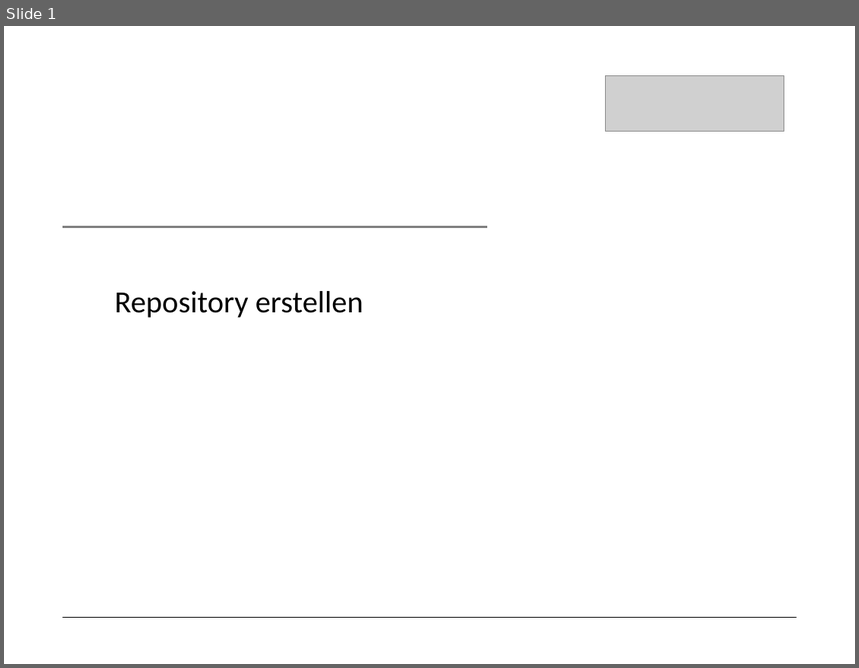
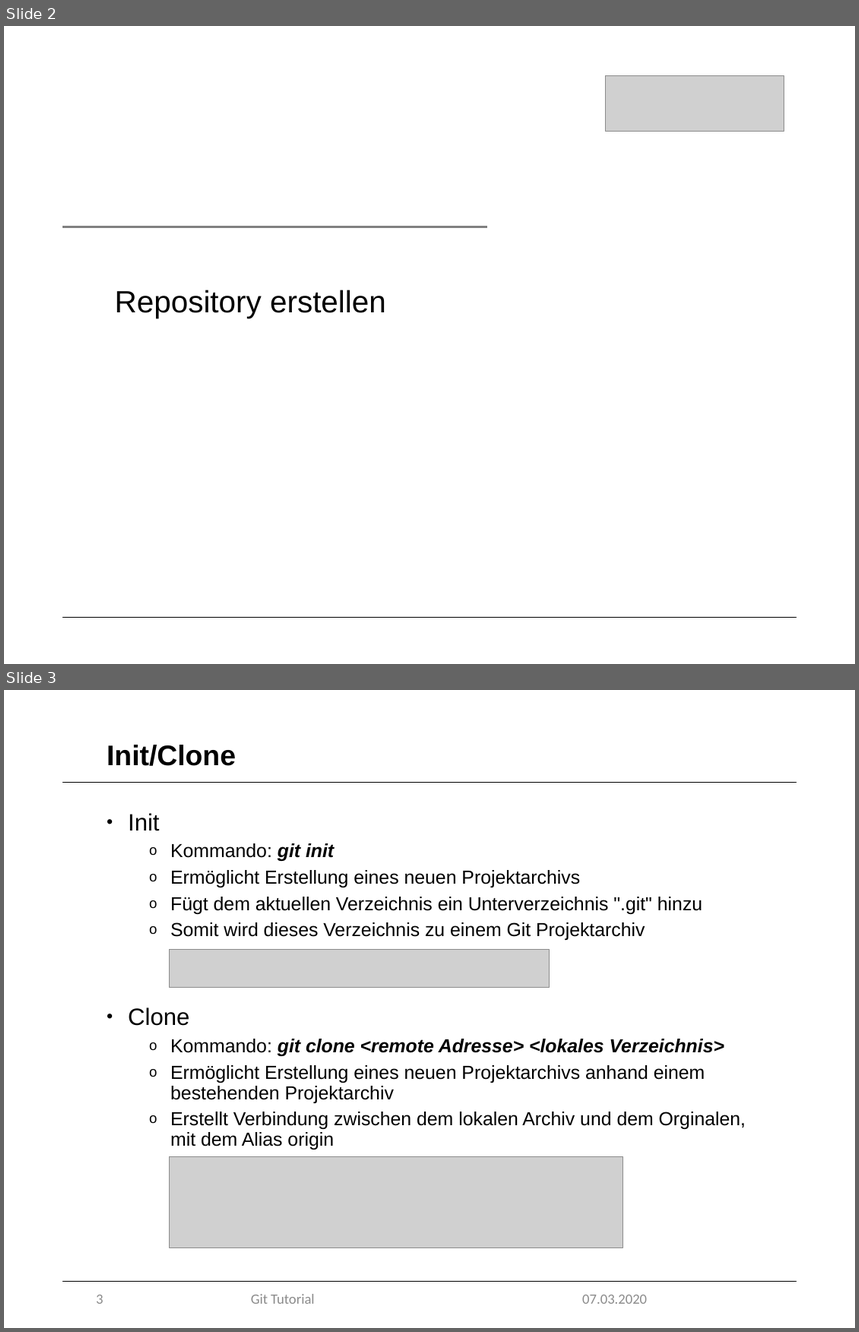
Before and after one commit to marcretzlaff/projektarbeit, a slide deck: Präsentation-90min/Präsentation-90min.pptx. Shown one above the other, each under a label of ours: slide 1 before the commit, slides 2 and 3 after it. The pictures are 859x668 and 859x1332 pixels, drawn with LibreOffice and Linux fonts; fonts in the diff are those of the drawing; grey boxes stand for pictures; background and template pictures are left out. Boxes give left, top, right and bottom in pixels: in the first picture for what was removed or moved away, otherwise in the second. Text is boxed around its words. In the diff, an @@ line names an element or a change of style, - is before the commit and + after.

```diff
--- a/Präsentation-90min/Präsentation-90min.pptx
+++ b/Präsentation-90min/Präsentation-90min.pptx
@@ slide 3 added at bbox=[4, 690, 855, 1328], background #FFFFFF @@
@@ title added at bbox=[107, 745, 236, 766], 24 pt, text #000000, bold @@
+Init/Clone
@@ line added from (63, 783) to (797, 783), #000000 0.5 pt @@
@@ text added at bbox=[128, 813, 746, 1150], 16 pt, text #000000 @@
+• Init
+  o Kommando: git init
+  o Ermöglicht Erstellung eines neuen Projektarchivs
+  o Fügt dem aktuellen Verzeichnis ein Unterverzeichnis ".git" hinzu
+  o Somit wird dieses Verzeichnis zu einem Git Projektarchiv
+• Clone
+  o Kommando: git clone <remote Adresse> <lokales Verzeichnis>
+  o Ermöglicht Erstellung eines neuen Projektarchivs anhand einem bestehenden Projektarchiv
+  o Erstellt Verbindung zwischen dem lokalen Archiv und dem Orginalen, mit dem Alias origin
@@ picture added at bbox=[169, 950, 549, 988] @@
@@ picture added at bbox=[169, 1157, 623, 1249] @@
@@ line added from (63, 1281) to (797, 1281), #000000 0.5 pt @@
@@ page number added at bbox=[96, 1295, 103, 1304], 12 pt, text #8C8C8C @@
+3
@@ text added at bbox=[251, 1294, 315, 1304], 12 pt, text #8C8C8C @@
+Git Tutorial
@@ text added at bbox=[582, 1295, 647, 1304], 12 pt, text #8C8C8C @@
+07.03.2020
@@ what was slide 1 is now slide 2 @@
@@ slide 2 changed as well @@
@@ text "Repository erstellen" at bbox=[115, 290, 386, 319]: font Calibri to Arial @@
```
Also in this commit, not shown: 6 other slides changed, 30 other slides added, 1 other file.
